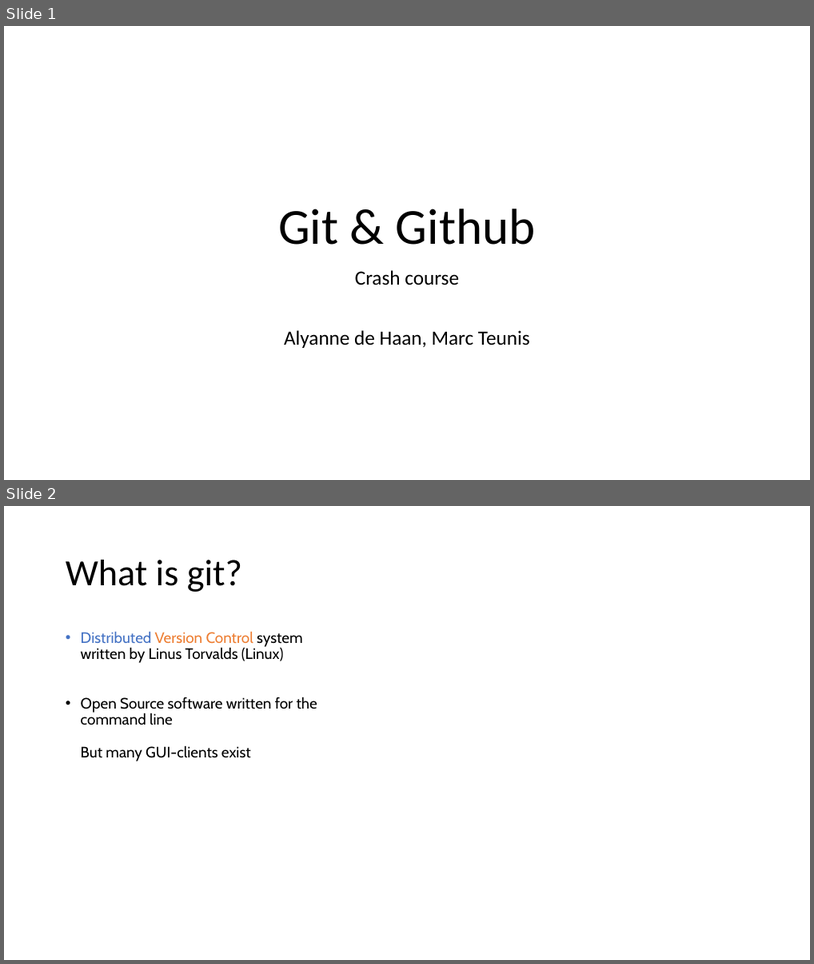
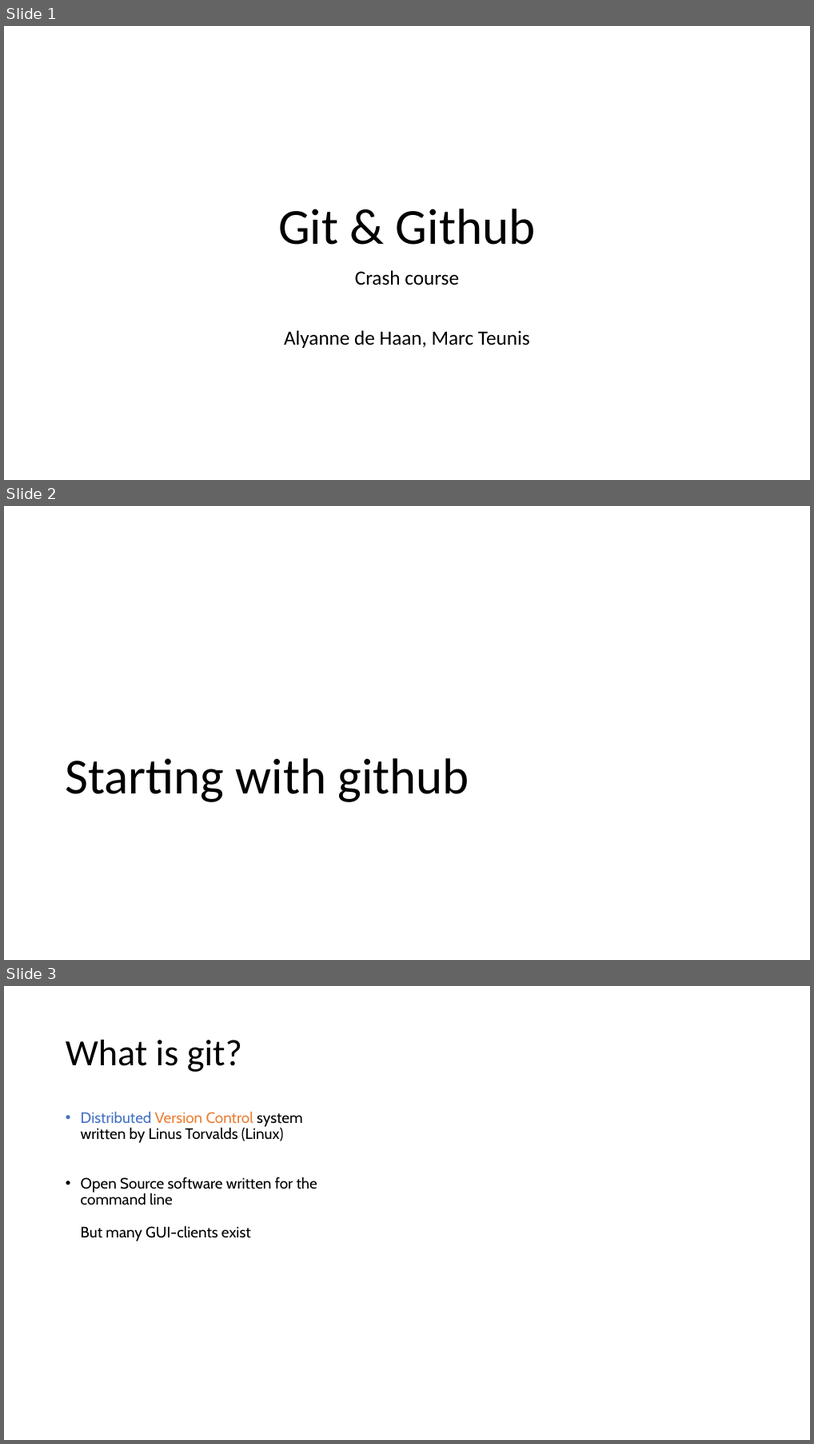
Before and after one commit to VHP4Safety/github_intro_training, a slide deck: powerpoints/github_part1.pptx. Shown one above the other, each under a label of ours: slides 1 and 2 before the commit, slides 1, 2 and 3 after it. The pictures are 814x964 and 814x1444 pixels, drawn with LibreOffice and Linux fonts; fonts in the diff are those of the drawing. Boxes give left, top, right and bottom in pixels: in the first picture for what was removed or moved away, otherwise in the second. Text is boxed around its words. In the diff, an @@ line names an element or a change of style, - is before the commit and + after.

Commit message:
update ppt

```diff
--- a/powerpoints/github_part1.pptx
+++ b/powerpoints/github_part1.pptx
@@ slide 2 added at (x1=4, y1=506, x2=810, y2=960), background #FFFFFF @@
@@ title added at (x1=65, y1=758, x2=470, y2=802), 60 pt, text #000000 @@
+Starting with github
@@ what was slide 2 is now slide 3 @@
```
Also in this commit, not shown: 1 other file.
